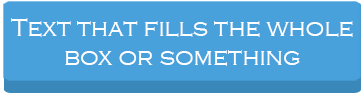
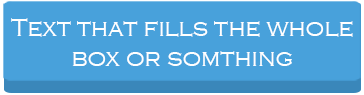
Layer changes from the first (364, 95) image to the second:
removed layer "LineTwo" over [left=65, top=50, right=300, bottom=66]
painted on "LineOne" over [left=72, top=51, right=292, bottom=66]
